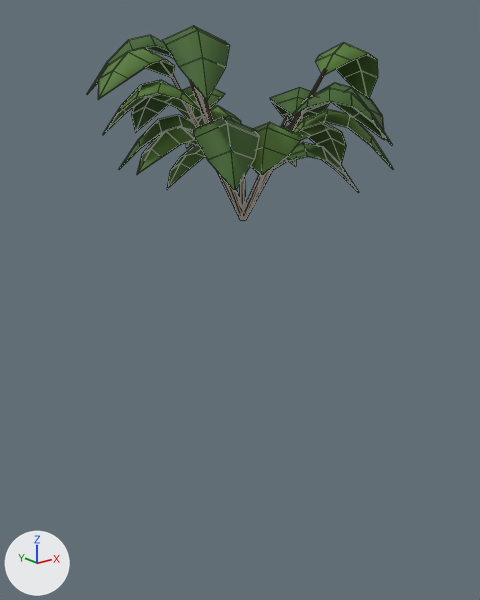
The Blender file games/pirates/art/undergrowth.blend, before and after one commit.
Both versions are drawn from a 50 mm camera at (-1.97, -2.44, 0.59) aimed at (0.09, 0.13, -0.43). Arrows for +X, +Y and +Z are at lower left; the lights stay in place. The first picture is the older version. Mesh edges are drawn as thin lines.

Names of what the first picture shows: 'Coastal broadleaf shrub'.
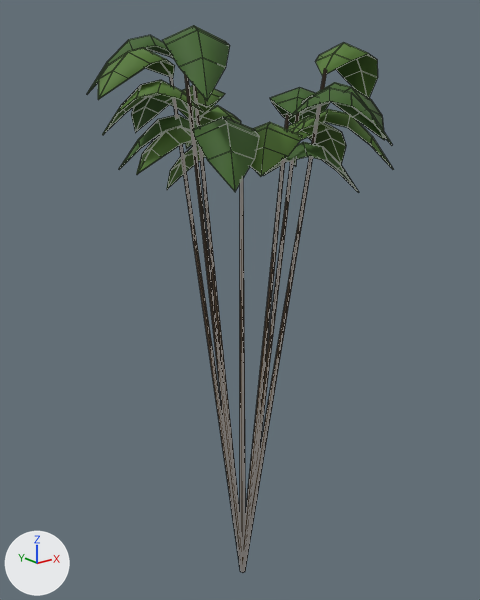
Changed parts and their boxes (x1, y1, x2, y2) in the pictures (480 x 600 px; the box of a moved part takes in the faces that stretch with it):
'Coastal broadleaf shrub', reshaped (178% taller): before (87, 25, 393, 221); after (87, 25, 393, 572)
part 1 of me_curved_coastal_leaves, moved or reshaped: before (171, 69, 327, 221); after (169, 69, 327, 572)

What changed in the scene script:
```text
Change me_curved_coastal_leaves:
    used by ob_coastal_broadleaf_shrub; location = (0.0, 0.0, 0.0)
    remove me_curved_coastal_leaves.from_pydata(...)  # 924 vertices, 882 faces; spans x -0.64..0.801, y -0.591..0.747, z 0.008..0.841
    add me_curved_coastal_leaves.from_pydata(...)  # 924 vertices, 882 faces; spans x -0.64..0.801, y -0.591..0.747, z -1.992..0.841
    me_curved_coastal_leaves part 1: 116 of 924 vertices moved; they spanned x -0.36..0.344, y -0.274..0.294, z 0.008..0.724 and now span x -0.359..0.343, y -0.273..0.293, z -1.992..0.725; mean shift (0.0, 0.0, -1.448); largest move (0.003, 0.01, 0.011) -> (0.002, 0.009, -1.991)
```
